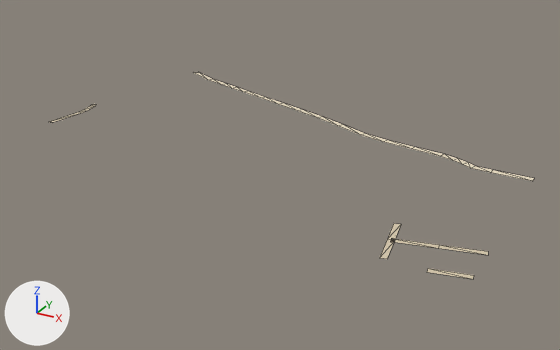
Renders of the glTF model public/assets/bengaluru-region-v1/tiles/t33_-40-l0.glb from each side of a commit.
Camera for both pictures: a 50 mm lens placed at (17110.0, -20327.0, 292.0), pointed at (16757.0, -19684.0, -30.0). The lights are fixed; the arrows at lower left show +X, +Y and +Z. The picture after the commit comes second. Mesh edges are drawn as thin lines.

In view in the first picture: 'ground'.
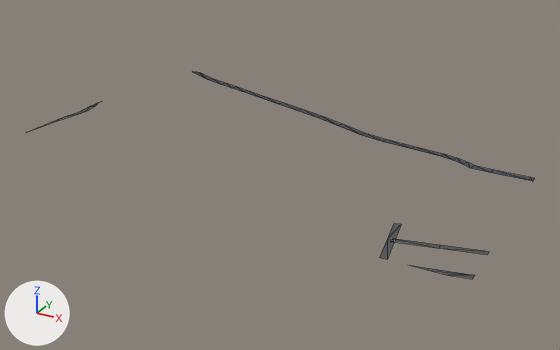
Boxes (x1, y1, x2, y2) around the edits, measured in the pictures (560 x 350 px; the box of a moved part takes in the faces that stretch with it):
'ground', reshaped
    before: (50, 72, 535, 279)
    after: (28, 72, 534, 279)
part 1 of me_ground, rebuilt (35% wider, 25% taller)
    before: (427, 268, 474, 279)
    after: (410, 265, 474, 279)
part 2 of me_ground, reshaped
    before: (491, 170, 535, 181)
    after: (491, 170, 534, 181)
part 3 of me_ground, moved or reshaped
    both: (193, 72, 212, 80)
part 4 of me_ground, moved or reshaped
    before: (380, 238, 488, 259)
    after: (380, 238, 489, 260)
part 5 of me_ground, reshaped
    before: (50, 112, 81, 123)
    after: (28, 112, 81, 132)
part 6 of me_ground, recoloured
    both: (53, 79, 493, 249)

Patch to the scene script:
```diff
--- a/public/assets/bengaluru-region-v1/tiles/t33_-40-l0.glb.py
+++ b/public/assets/bengaluru-region-v1/tiles/t33_-40-l0.glb.py
@@ me_ground @@
 # used by ob_ground; location = (16500.0, -20000.0, 0.0)
 # verts and faces of me_ground; kept vertices keep their numbers, new ones are numbered from 68
 # before: 0 (500.0, 353.0, 1.0) at pixel (532, 181), 1 (500.0, 361.0, 1.0) at pixel (534, 178), 2 (461.0, 354.0, 1.0) at pixel (490, 172), 3 (461.0, 362.0, 1.0) at pixel (493, 169)
 # before: 34 (62.0, 477.0, 1.0) at pixel (207, 79), 35 (65.0, 485.0, 1.0) at pixel (212, 78), 36 (28.0, 495.0, 1.0) at pixel (193, 72), 37 (31.0, 502.0, 1.0) at pixel (199, 72), 38 (25.0, 497.0, 1.0) at pixel (193, 72)
 # before: 39 (31.0, 503.0, 1.0) at pixel (198, 71)
 # before: 46 (431.0, 186.0, 1.0) at pixel (394, 240), 47 (425.0, 185.0, 1.0) at pixel (387, 239), 48 (436.0, 155.0, 1.0) at pixel (387, 259), 49 (431.0, 154.0, 1.0) at pixel (379, 258), 50 (427.0, 188.0, 1.0) at pixel (391, 238)
 # before: 52 (463.0, 196.0, 1.0) at pixel (439, 244), 53 (465.0, 190.0, 1.0) at pixel (438, 248), 54 (499.0, 204.0, 1.0) at pixel (488, 251), 55 (501.0, 198.0, 1.0) at pixel (488, 255)
 # before: 56 (-3.0, 259.0, 1.0) at pixel (48, 121), 57 (3.0, 258.0, 1.0) at pixel (52, 122), 58 (-3.0, 261.0, 1.0) at pixel (49, 121), 59 (3.0, 260.0, 1.0) at pixel (53, 122)
-me_ground.from_pydata(...)  # 68 vertices, 58 faces; spans x -3.0..501.0, y 152.0..503.0, z 1.0
+me_ground.from_pydata(...)  # 80 vertices, 70 faces; spans x 0.0..500.0, y 155.0..500.0, z 1.0
+# me_ground part 1: the loose piece of 4 vertices spanning x 467.0..501.0, y 152.0..164.0, z 1.0 is rebuilt with 6 vertices and now spans x 453.0..500.0, y 155.0..164.0, z 1.0
+# me_ground part 2
+delete_faces([(0, 1, 3), (0, 3, 2)])
+verts[68] = (496.0, 361.0, 1.0)  # pixel (530, 177)
+verts[69] = (496.0, 353.0, 1.0)  # pixel (528, 180)
+faces += [(0, 1, 68), (0, 68, 69), (3, 69, 68), (2, 69, 3)]
+# me_ground part 3
+delete_vertices([37, 39])  # with the faces that use them
+verts[36] = (31.0, 500.0, 1.0)  # moved, pixel (197, 72)
+verts[38] = (22.0, 500.0, 1.0)  # moved, pixel (192, 71)
+verts[70] = (35.0, 500.0, 1.0)  # pixel (200, 72)
+verts[71] = (27.0, 495.0, 1.0)  # pixel (193, 72)
+faces += [(34, 35, 70), (34, 70, 36), (34, 36, 71), (36, 38, 71)]
+# me_ground part 4
+delete_vertices([48, 52, 54])  # with the faces that use them
+verts[49] = (437.0, 155.0, 1.0)  # moved, pixel (387, 259)
+verts[53] = (465.0, 190.0, 1.0)  # moved, pixel (439, 248)
+verts[55] = (500.0, 204.0, 1.0)  # moved, pixel (489, 251)
+verts[72] = (430.0, 155.0, 1.0)  # pixel (379, 257)
+verts[73] = (464.0, 196.0, 1.0)  # pixel (440, 244)
+verts[74] = (500.0, 198.0, 1.0)  # pixel (487, 254)
+faces += [(47, 72, 49), (50, 53, 73), (53, 55, 73), (53, 74, 55)]
+# me_ground part 5
+delete_vertices([57])  # with the faces that use them
+verts[56] = (0.0, 261.0, 1.0)  # moved, pixel (51, 121)
+verts[58] = (0.0, 280.0, 1.0)  # moved, pixel (64, 116)
+verts[75] = (0.0, 222.0, 1.0)
+verts[76] = (0.0, 223.0, 1.0)  # pixel (26, 132)
+verts[77] = (0.0, 223.0, 1.0)  # pixel (26, 132)
+faces += [(75, 76, 77), (59, 77, 76), (56, 77, 59)]
+# me_ground part 6: 41 kept faces spanning x 0.0..465.0, y 155.0..485.0, z 1.0 get new vertex colours; the middle colour goes from beige #e9dcc3 to dark grey #45494f
+# other edits to the shape of me_ground do not show in these pictures
 me_ground.materials.append(mat_ground)
```
